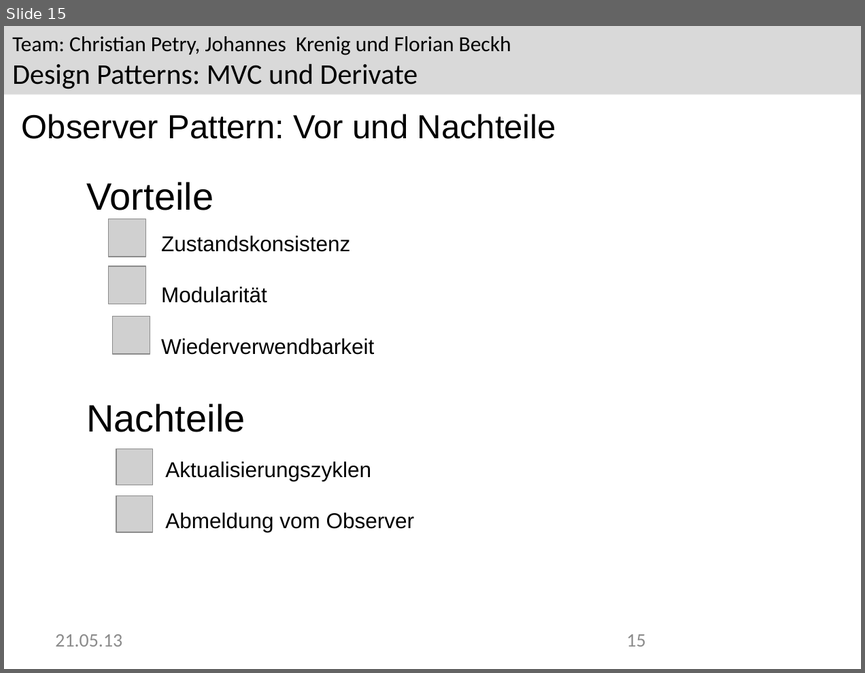
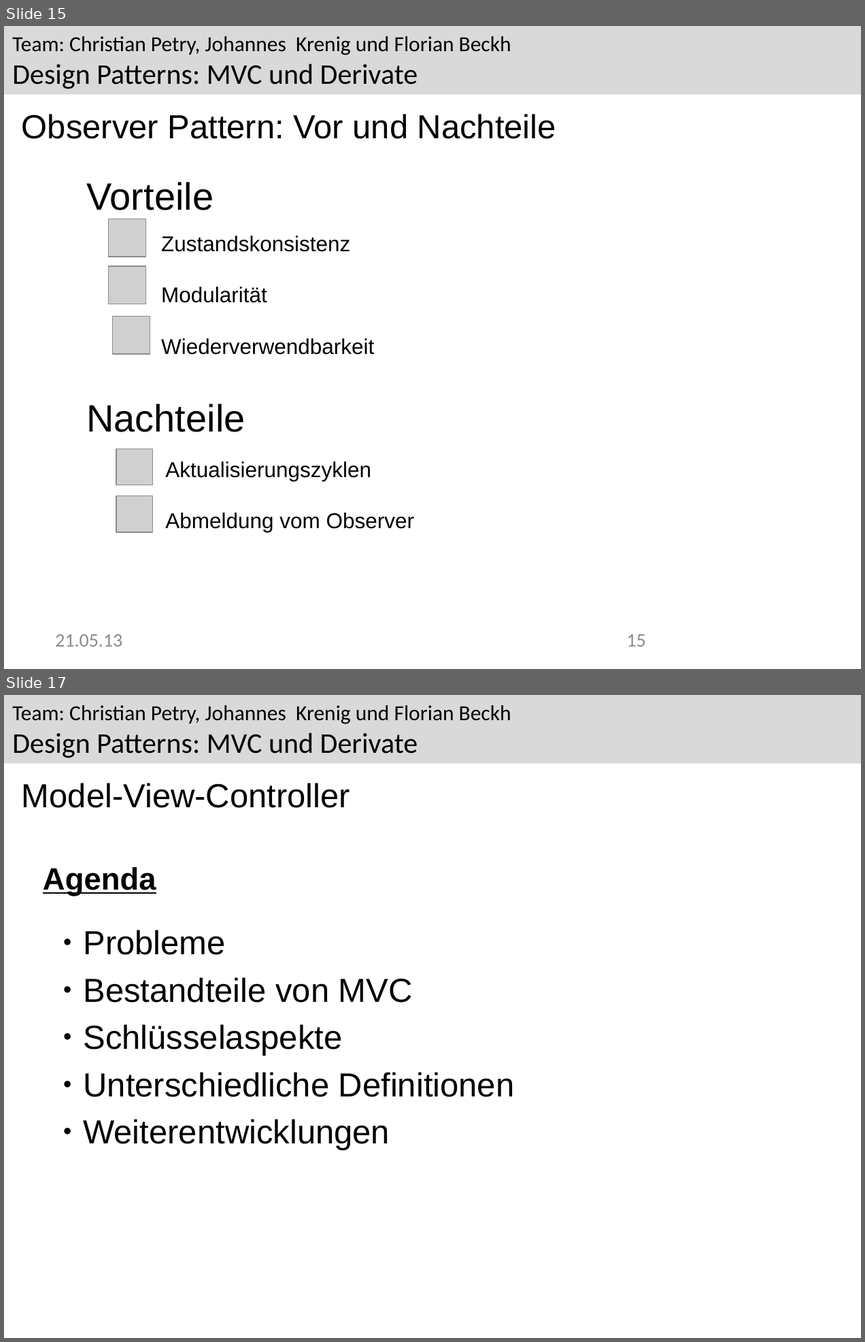
Before and after one commit to Greever/Design-Pattern-MVC, a slide deck: Dokumentation/Praesentation/Observer.odp. Shown one above the other, each under a label of ours: slide 15 before the commit, slides 15 and 17 after it; the slides between them are not shown. The pictures are 865x673 and 865x1342 pixels, drawn with LibreOffice and Linux fonts; fonts in the diff are those of the drawing; grey boxes stand for pictures; background and template pictures are left out. Boxes give left, top, right and bottom in pixels: in the first picture for what was removed or moved away, otherwise in the second. Text is boxed around its words. In the diff, an @@ line names an element or a change of style, - is before the commit and + after.

```diff
--- a/Dokumentation/Praesentation/Observer.odp
+++ b/Dokumentation/Praesentation/Observer.odp
@@ slide 17 added at box(4, 695, 861, 1338), background #FFFFFF; not listed: 1 template element that a slide beside it also shows @@
@@ text added at box(22, 783, 350, 808), 28 pt, text #000000 @@
+Model-View-Controller
@@ text added at box(43, 867, 515, 1150), 28 pt, text #000000 @@
+Agenda
+  ● Probleme
+  ● Bestandteile von MVC
+  ● Schlüsselaspekte
+  ● Unterschiedliche Definitionen
+  ● Weiterentwicklungen
```
Also in this commit, not shown: 1 slide changed, 11 other slides added, 7 other files.
